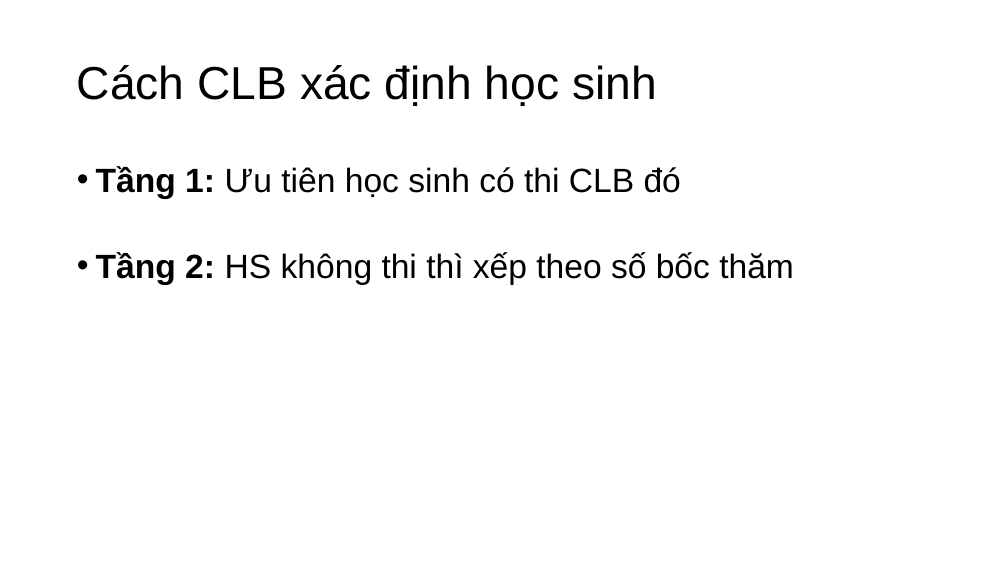
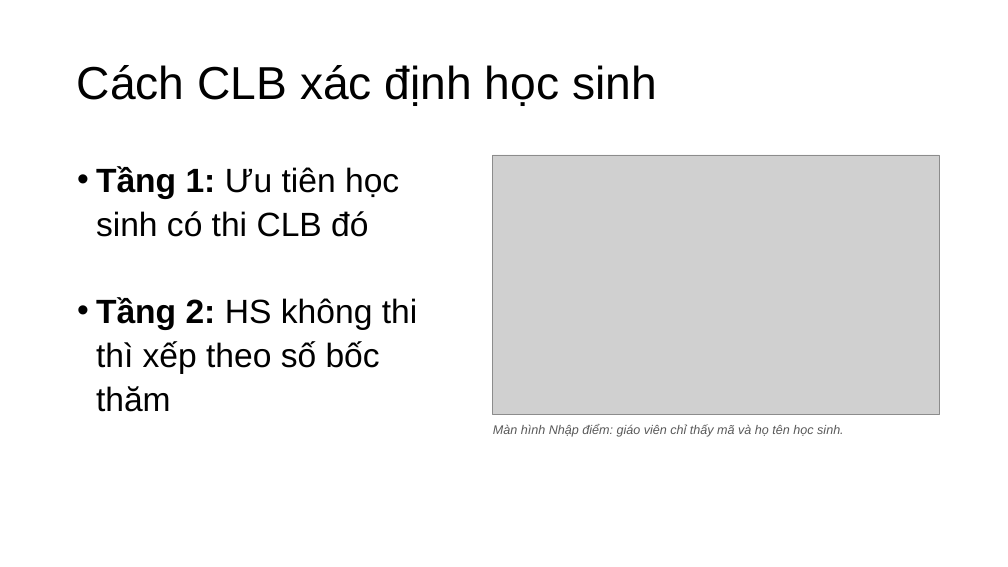
Before and after one commit to nguyenphanvantruong6969-arch/rbda-kiosk, a slide deck: slide 6 of THUYET_TRINH_KHKT_DA_SUA_FONT.pptx. Drawn at 1008x567 pixels with LibreOffice and Linux fonts; fonts in the diff are those of the drawing; grey boxes stand for pictures. Boxes give left, top, right and bottom in pixels: in the first picture for what was removed or moved away, otherwise in the second. Text is boxed around its words. In the diff, an @@ line names an element or a change of style, - is before the commit and + after.

```diff
--- a/THUYET_TRINH_KHKT_DA_SUA_FONT.pptx
+++ b/THUYET_TRINH_KHKT_DA_SUA_FONT.pptx
@@ text "Tầng 1: Ưu tiên học ..." rewrapped from (96, 166, 794, 285) to (96, 166, 417, 412) @@
@@ picture added at (493, 155, 939, 414) @@
@@ text added at (493, 424, 844, 437), 12 pt, text #595959, italic @@
+Màn hình Nhập điểm: giáo viên chỉ thấy mã và họ tên học sinh.
```
Also in this commit, not shown: 2 other slides changed.
